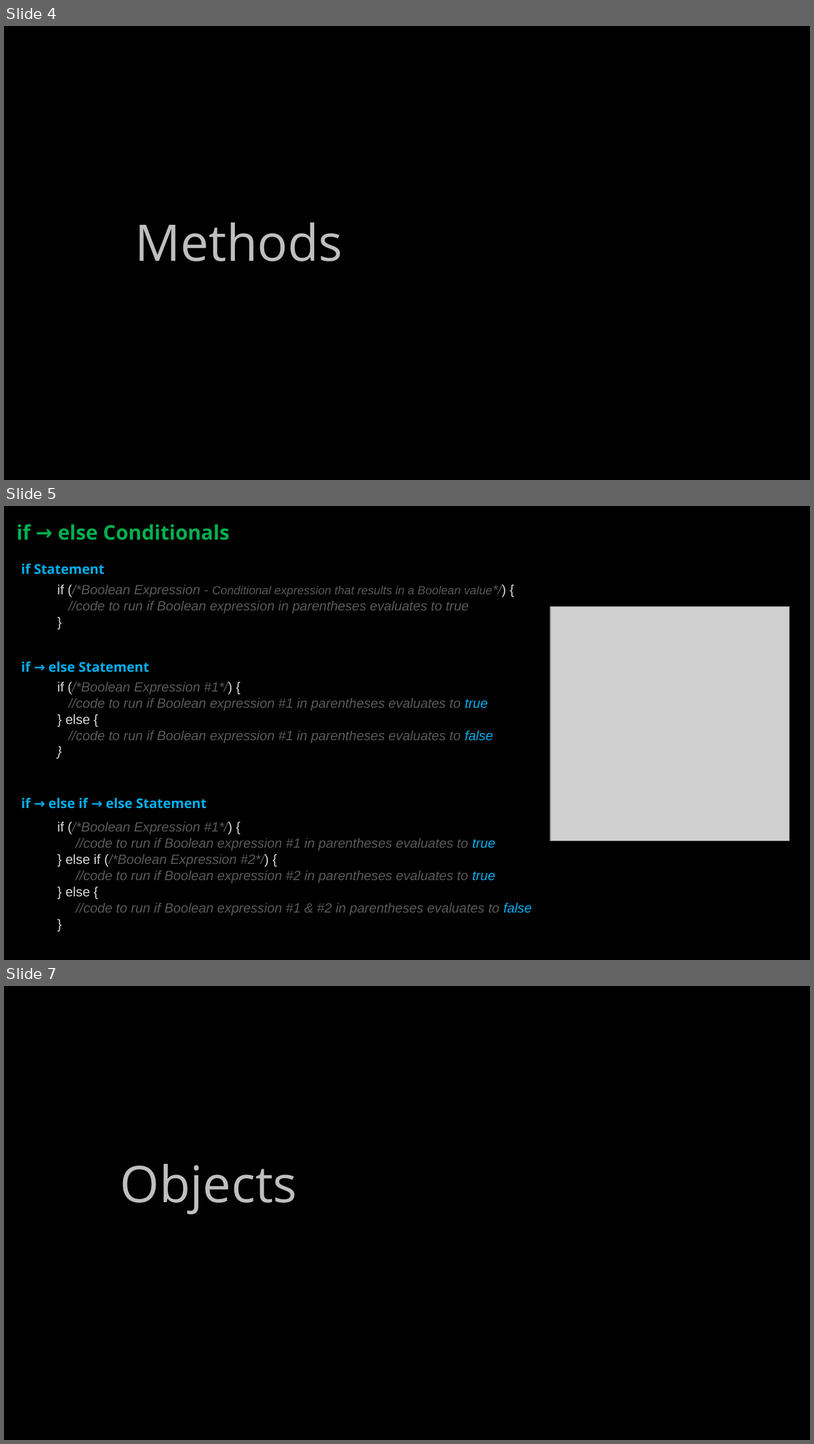
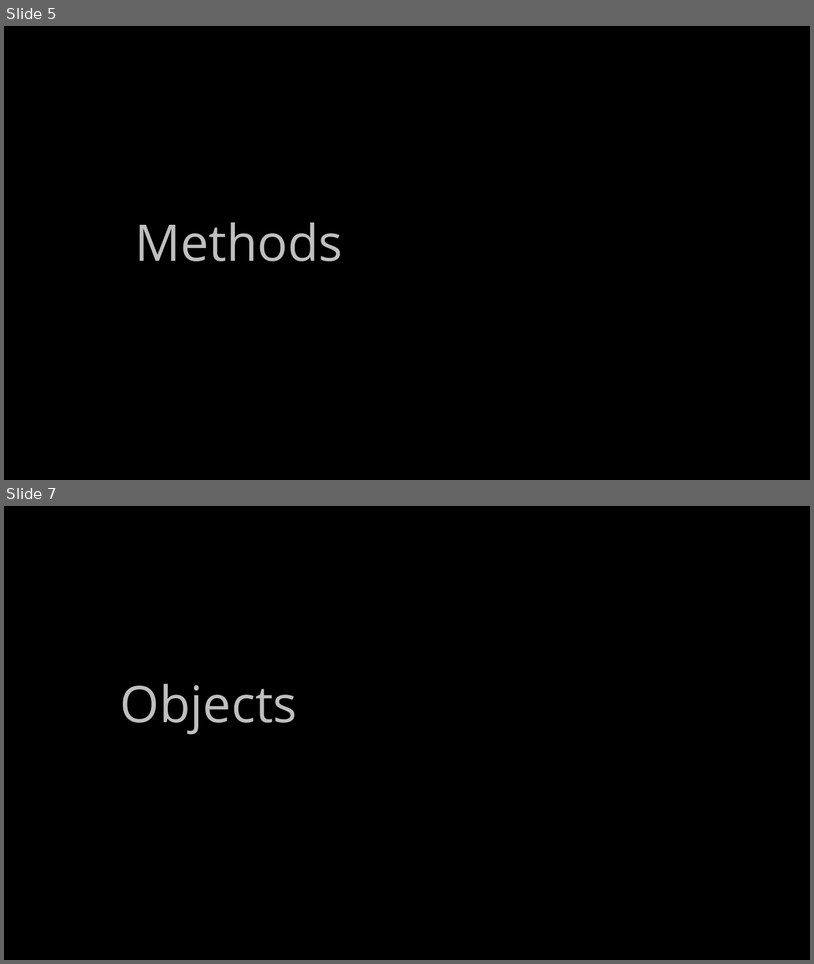
Before and after one commit to ckiefriter1/PT-BESD, a slide deck: Week3/BESD Week 3.pptx. Shown one above the other, each under a label of ours: slides 4, 5 and 7 before the commit, slides 5 and 7 after it; the slides between them are not shown. The pictures are 814x1444 and 814x964 pixels, drawn with LibreOffice and Linux fonts; fonts in the diff are those of the drawing; grey boxes stand for pictures. Boxes give left, top, right and bottom in pixels: in the first picture for what was removed or moved away, otherwise in the second. Text is boxed around its words. In the diff, an @@ line names an element or a change of style, - is before the commit and + after.

```diff
--- a/Week3/BESD Week 3.pptx
+++ b/Week3/BESD Week 3.pptx
@@ slide 5 removed at (x1=4, y1=506, x2=810, y2=960), background #000000 @@
@@ text removed at (x1=17, y1=524, x2=230, y2=540) @@
-if → else Conditionals
@@ text removed at (x1=21, y1=564, x2=105, y2=574) @@
-if Statement
@@ text removed at (x1=57, y1=584, x2=492, y2=613) @@
-if (/*Boolean Expression - Conditional expression that results in a Boolean value*/) {
-//code to run if Boolean expression in parentheses evaluates to true
-}
@@ picture removed at (x1=551, y1=606, x2=790, y2=841) @@
@@ text removed at (x1=21, y1=661, x2=149, y2=672) @@
-if → else Statement
@@ text removed at (x1=57, y1=681, x2=493, y2=743) @@
-if (/*Boolean Expression #1*/) {
-//code to run if Boolean expression #1 in parentheses evaluates to true
-} else {
-//code to run if Boolean expression #1 in parentheses evaluates to false
-}
@@ text removed at (x1=21, y1=798, x2=207, y2=808) @@
-if → else if → else Statement
@@ text removed at (x1=57, y1=821, x2=532, y2=915) @@
-if (/*Boolean Expression #1*/) {
-//code to run if Boolean expression #1 in parentheses evaluates to true
-} else if (/*Boolean Expression #2*/) {
-//code to run if Boolean expression #2 in parentheses evaluates to true
-} else {
-//code to run if Boolean expression #1 & #2 in parentheses evaluates to false
-}
@@ what was slide 4 is now slide 5 @@
```
Also in this commit, not shown: 2 slides changed, 7 slides added, 6 other slides removed, 1 other file.
